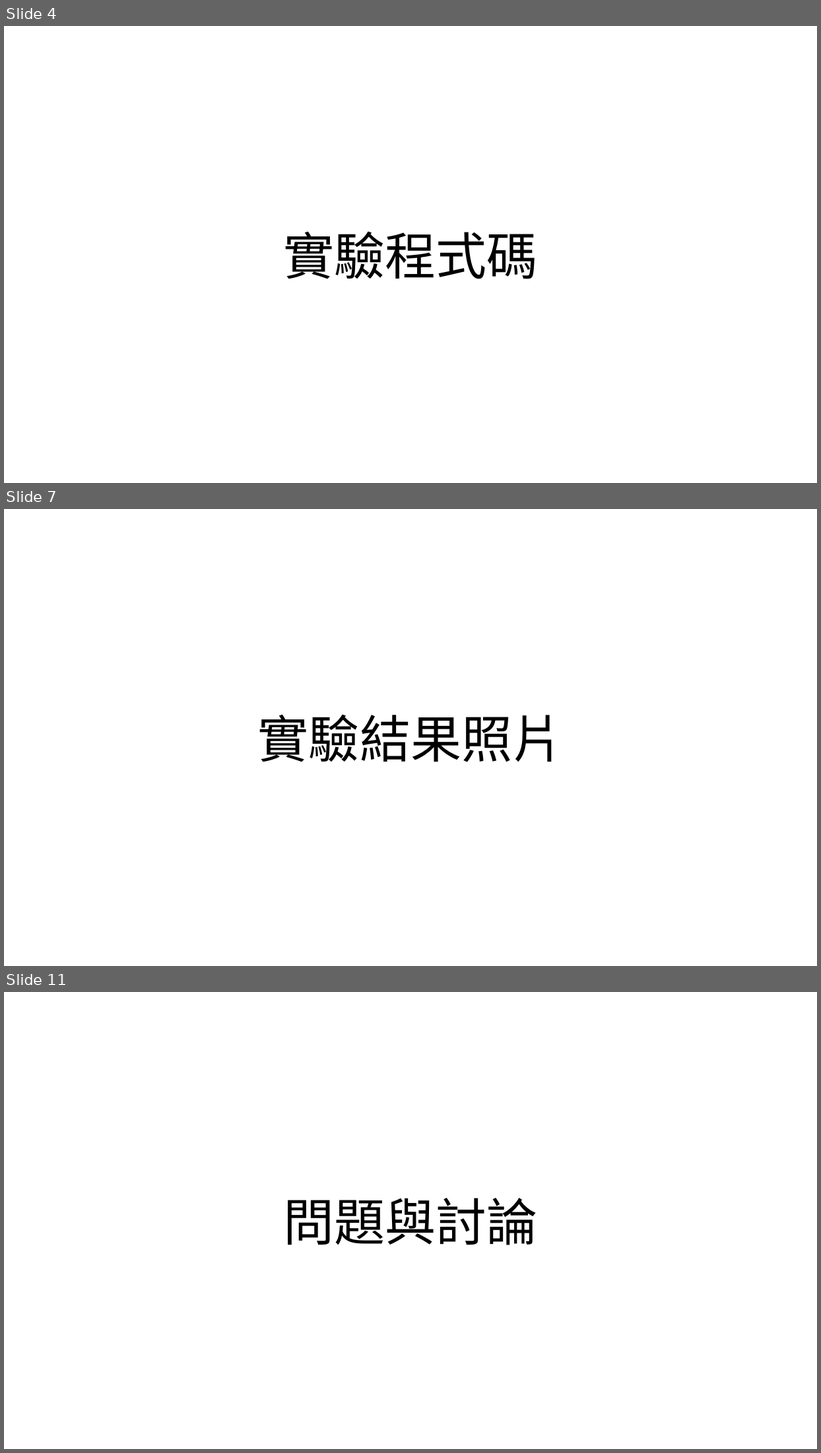
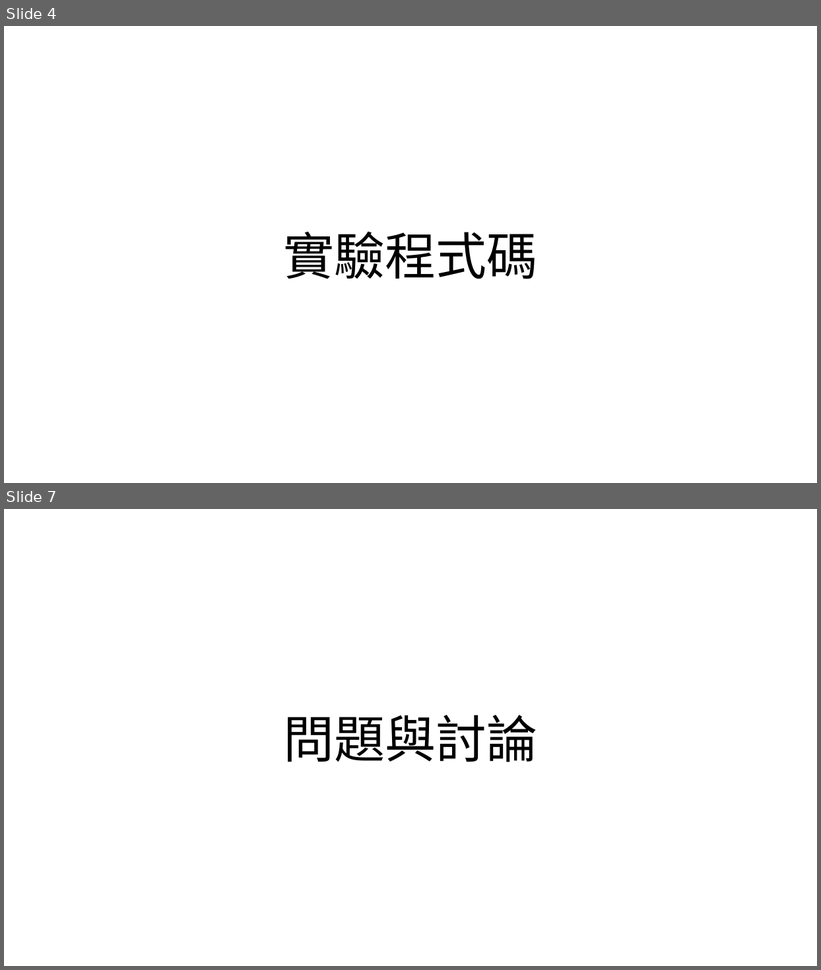
Before and after one commit to b0742020/Course_FPGA, a slide deck: LAB04/lab4_312651057.pptx. Shown one above the other, each under a label of ours: slides 4, 7 and 11 before the commit, slides 4 and 7 after it; the slides between them are not shown. The pictures are 821x1453 and 821x970 pixels, drawn with LibreOffice and Linux fonts; fonts in the diff are those of the drawing. Boxes give left, top, right and bottom in pixels: in the first picture for what was removed or moved away, otherwise in the second. Text is boxed around its words. In the diff, an @@ line names an element or a change of style, - is before the commit and + after.

```diff
--- a/LAB04/lab4_312651057.pptx
+++ b/LAB04/lab4_312651057.pptx
@@ slide 7 removed at box(4, 509, 817, 966), background #FFFFFF @@
@@ title removed at box(258, 714, 563, 762) @@
-實驗結果照片
@@ what was slide 11 is now slide 7 @@
```
Also in this commit, not shown: 2 slides added, 5 other slides removed, 1 other file.
